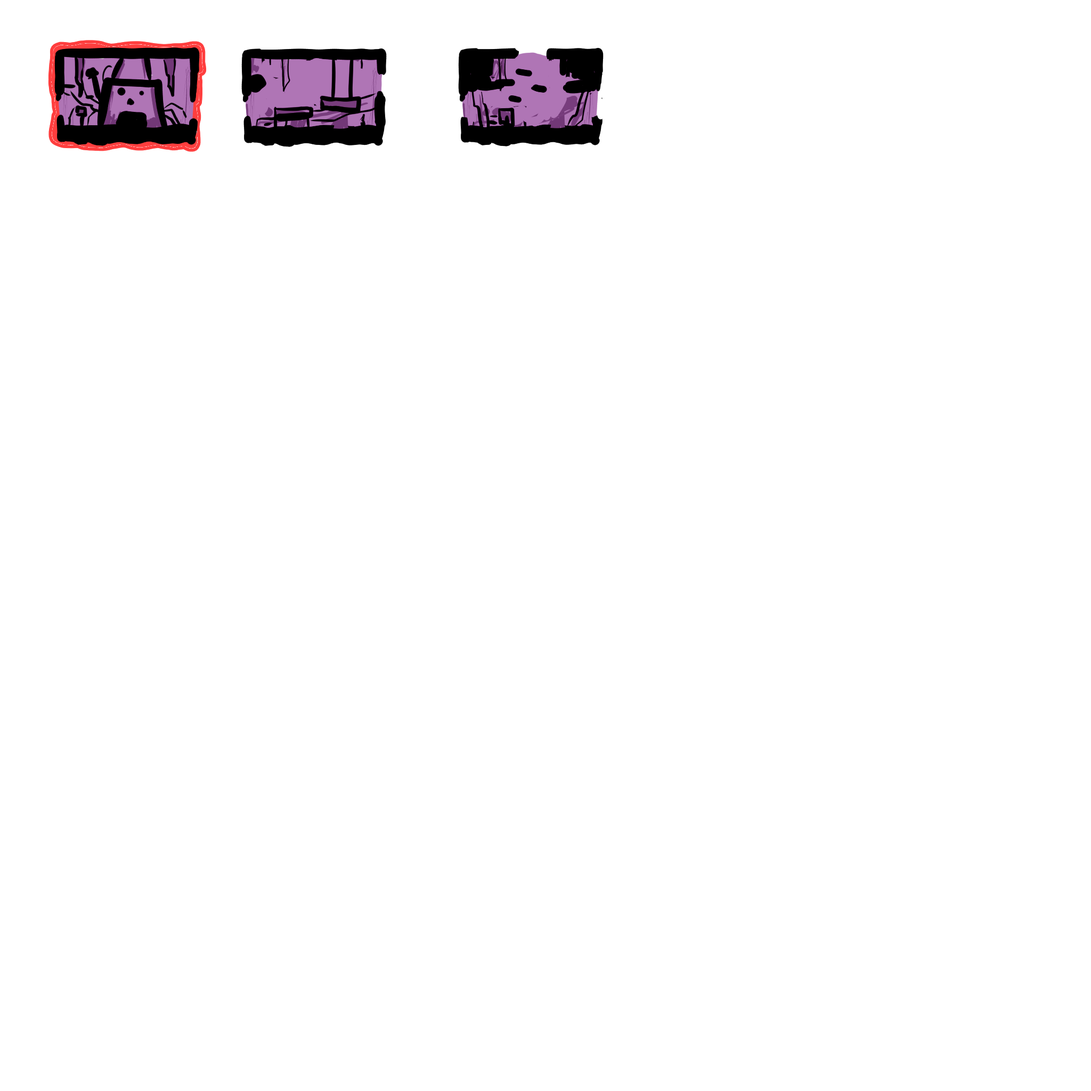
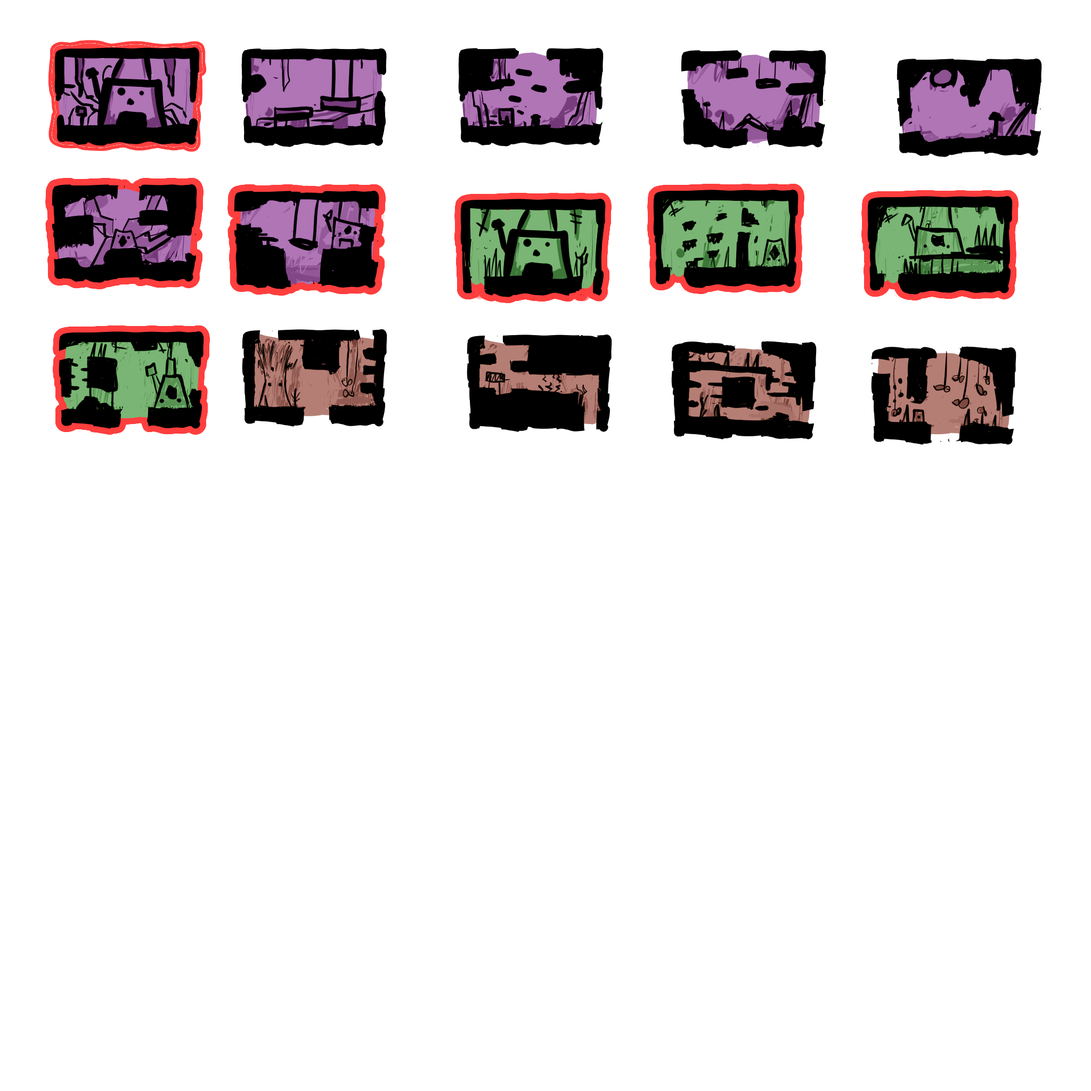
Two versions of the same layered image (1091px x 1091px). Layer-by-layer changes:
added group "C2" with 3 layers above "C1" over left=460, top=296, right=613, bottom=433
added layer "Paint Layer 3" (3rd of 16, in "C2") (darken, 54%) in group "C2" over left=460, top=296, right=613, bottom=433
added group "C1" with 3 layers above "B3" over left=237, top=291, right=388, bottom=427
added layer "Paint Layer 3" (4th of 16, in "C1") (darken, 54%) in group "C1" over left=237, top=291, right=388, bottom=427
added group "B3" (1st of 2) with 3 layers above "B3" over left=52, top=325, right=210, bottom=435
added group "B3" (2nd of 2) with 3 layers above "B2" over left=861, top=189, right=1020, bottom=301
added layer "Paint Layer 3" (6th of 16, in "B3") (darken, 54%) in group "B3" over left=861, top=189, right=1020, bottom=301
added group "B2" with 3 layers above "B1" over left=647, top=183, right=805, bottom=295
added layer "Paint Layer 3" (7th of 16, in "B2") (darken, 54%) in group "B2" over left=647, top=183, right=805, bottom=295
added group "B1" with 3 layers above "B0" over left=454, top=192, right=612, bottom=304
added layer "Paint Layer 3" (8th of 16, in "B1") (darken, 54%) in group "B1" over left=454, top=192, right=612, bottom=304
added group "B0" with 3 layers above "A5" over left=227, top=183, right=386, bottom=296
added layer "Paint Layer 3" (9th of 16, in "B0") (darken, 54%) in group "B0" over left=227, top=183, right=386, bottom=296
added group "A5" with 3 layers above "A4" over left=45, top=177, right=204, bottom=290
added layer "Paint Layer 3" (10th of 16, in "A5") (darken, 54%) in group "A5" over left=45, top=177, right=204, bottom=290
added group "A1" (2nd of 2) with 3 layers above "A0" over left=60, top=47, right=387, bottom=180
added layer "Paint Layer 1" (15th of 16, in "A1") in group "A1" over left=63, top=47, right=387, bottom=148
…and 37 more changes (35 added, 1 painted, 1 removed)
